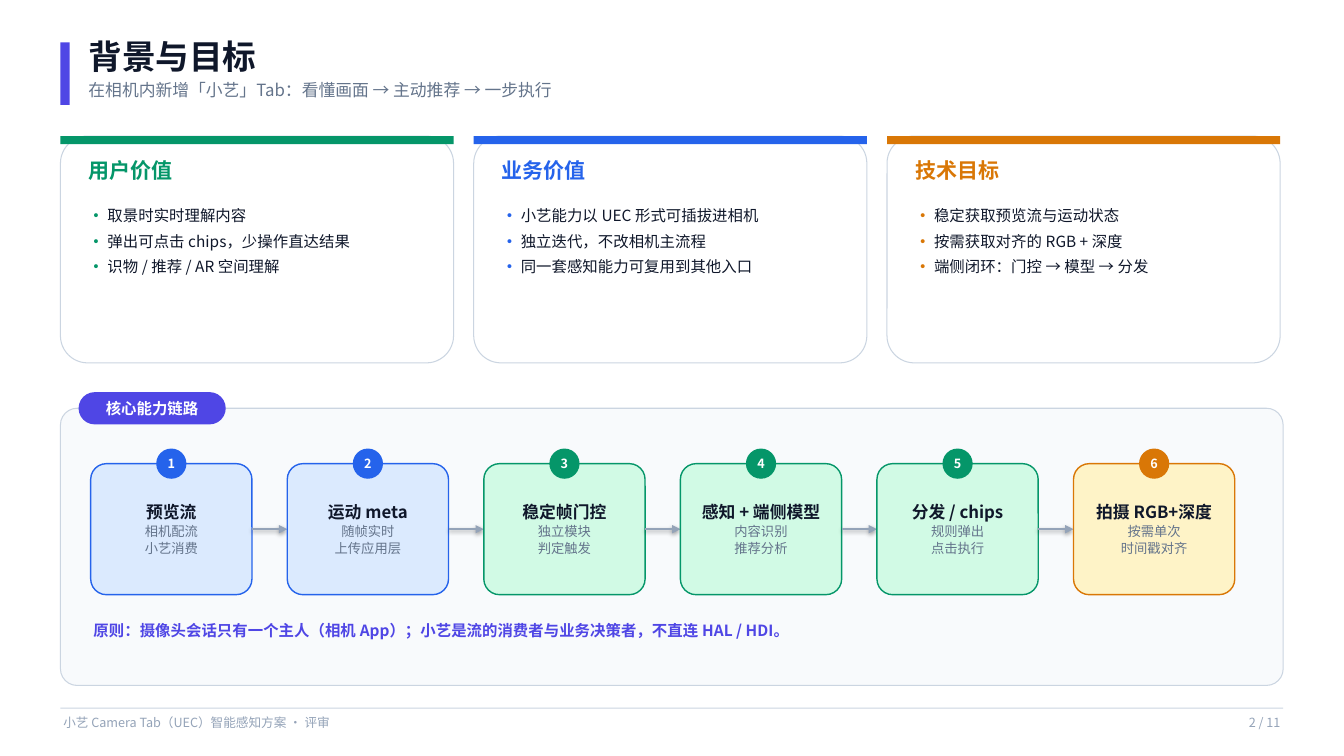
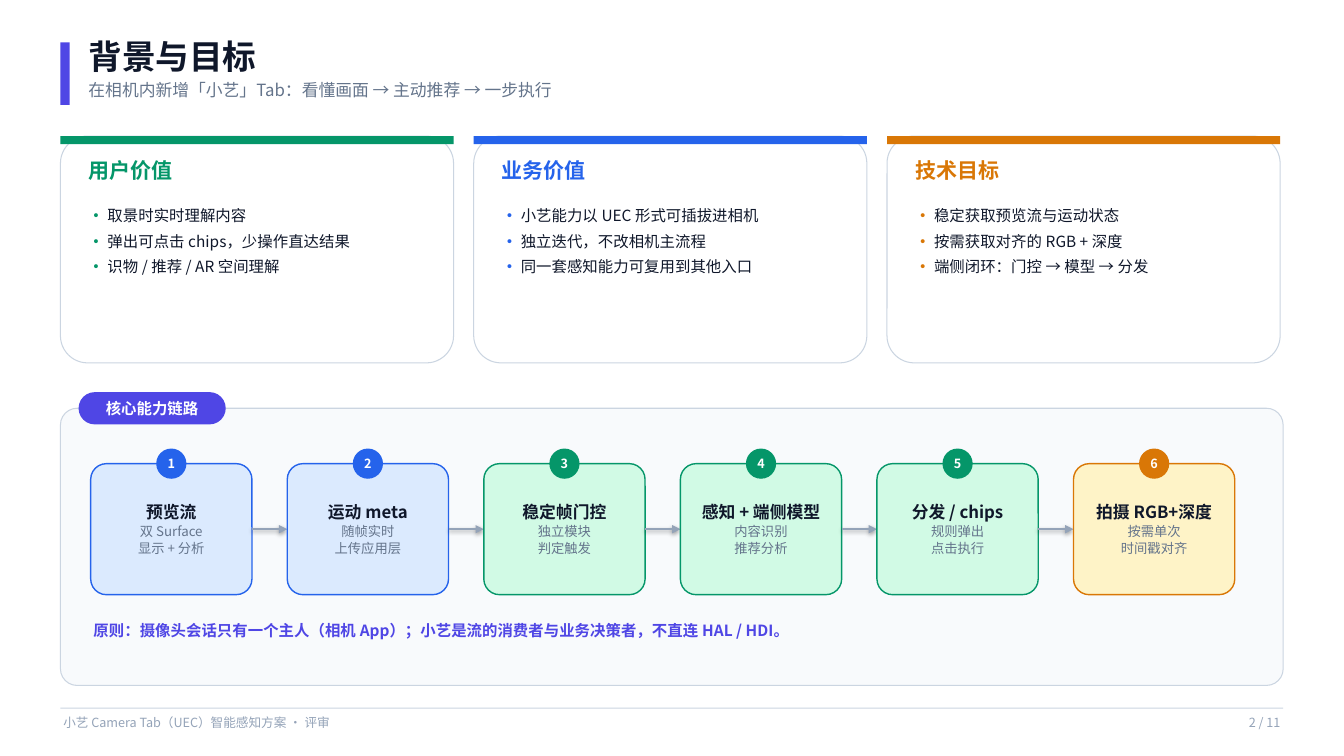
Before and after one commit to Lizzy67/leetcode, a slide deck: slide 2 of artifacts/小艺CameraTab_UEC感知方案_评审.pptx. Drawn at 1344x756 pixels with LibreOffice and Linux fonts; fonts in the diff are those of the drawing. Boxes give left, top, right and bottom in pixels: in the first picture for what was removed or moved away, otherwise in the second. Text is boxed around its words. In the diff, an @@ line names an element or a change of style, - is before the commit and + after.

```diff
--- a/artifacts/小艺CameraTab_UEC感知方案_评审.pptx
+++ b/artifacts/小艺CameraTab_UEC感知方案_评审.pptx
@@ text in rounded rectangle at <box>138,525,205,554</box>: text changed @@
-相机配流
-小艺消费
+双 Surface
+显示 + 分析
```
Also in this commit, not shown: 6 other slides changed, 3 other files.
